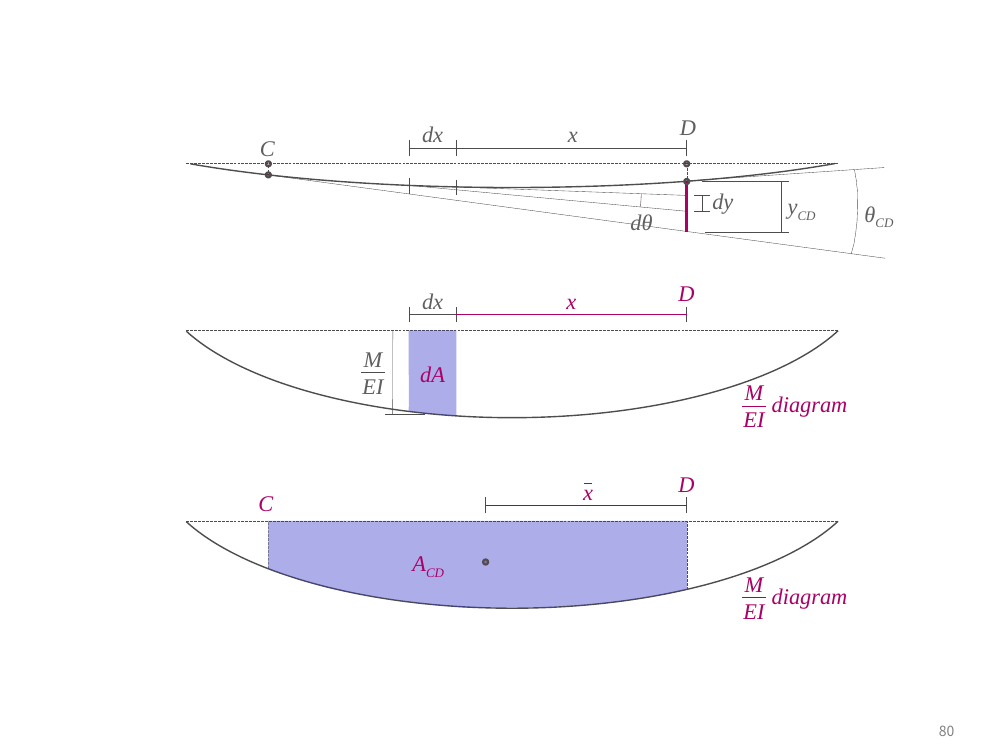
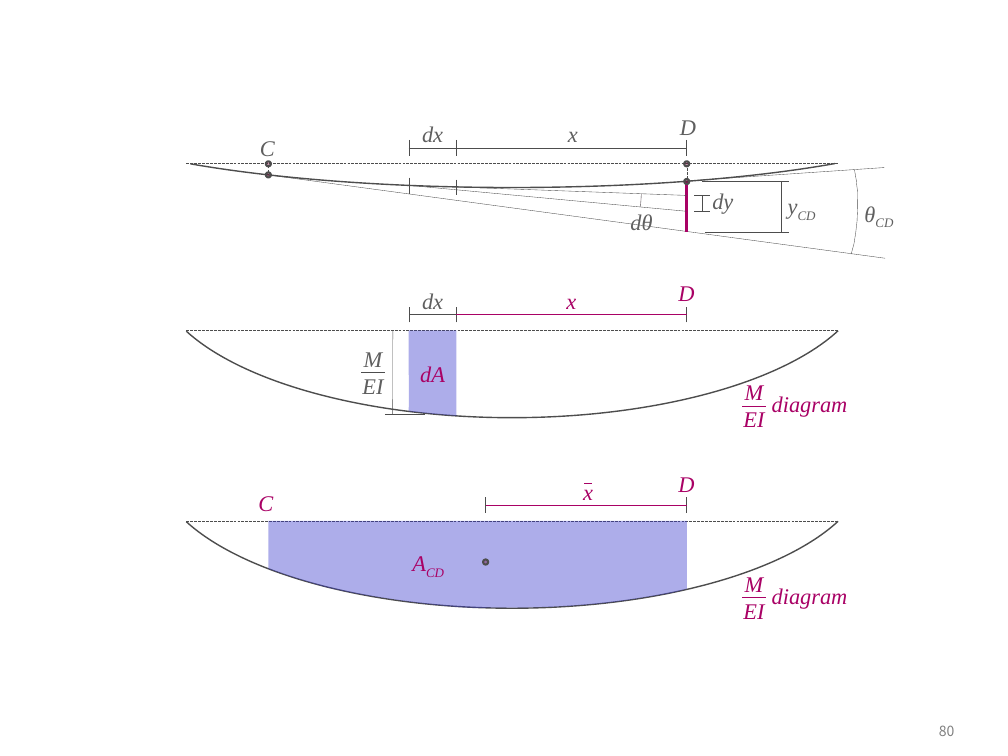
Before and after one commit to ironbell87/structural_mechanics_II, a slide deck: slide 80 of figures.pptx. Drawn at 1008x756 pixels with LibreOffice and Linux fonts; fonts in the diff are those of the drawing. Boxes give left, top, right and bottom in pixels: in the first picture for what was removed or moved away, otherwise in the second. Text is boxed around its words. In the diff, an @@ line names an element or a change of style, - is before the commit and + after.

```diff
--- a/figures.pptx
+++ b/figures.pptx
@@ line removed from (268, 569) to (268, 521) @@
@@ line removed from (686, 590) to (686, 521) @@
```
Also in this commit, not shown: 3 other slides changed, 3 slides added, 32 other files.
